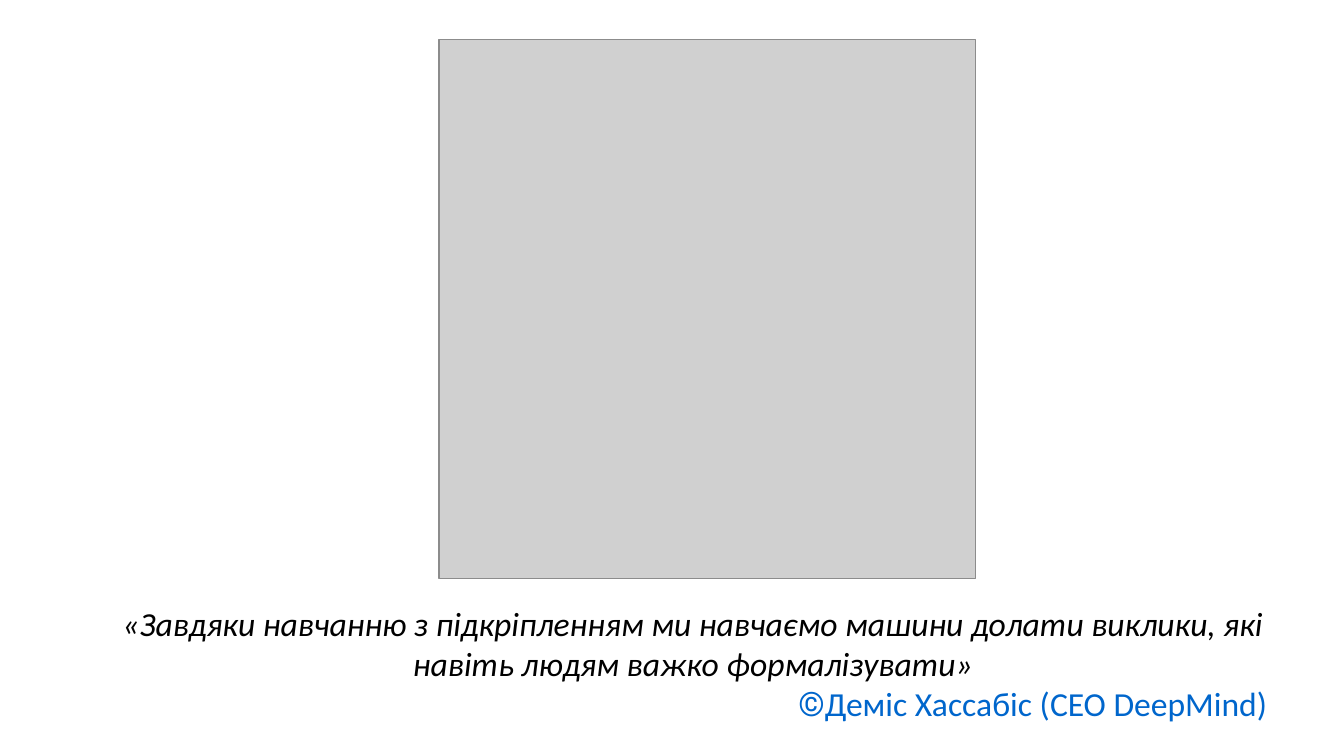
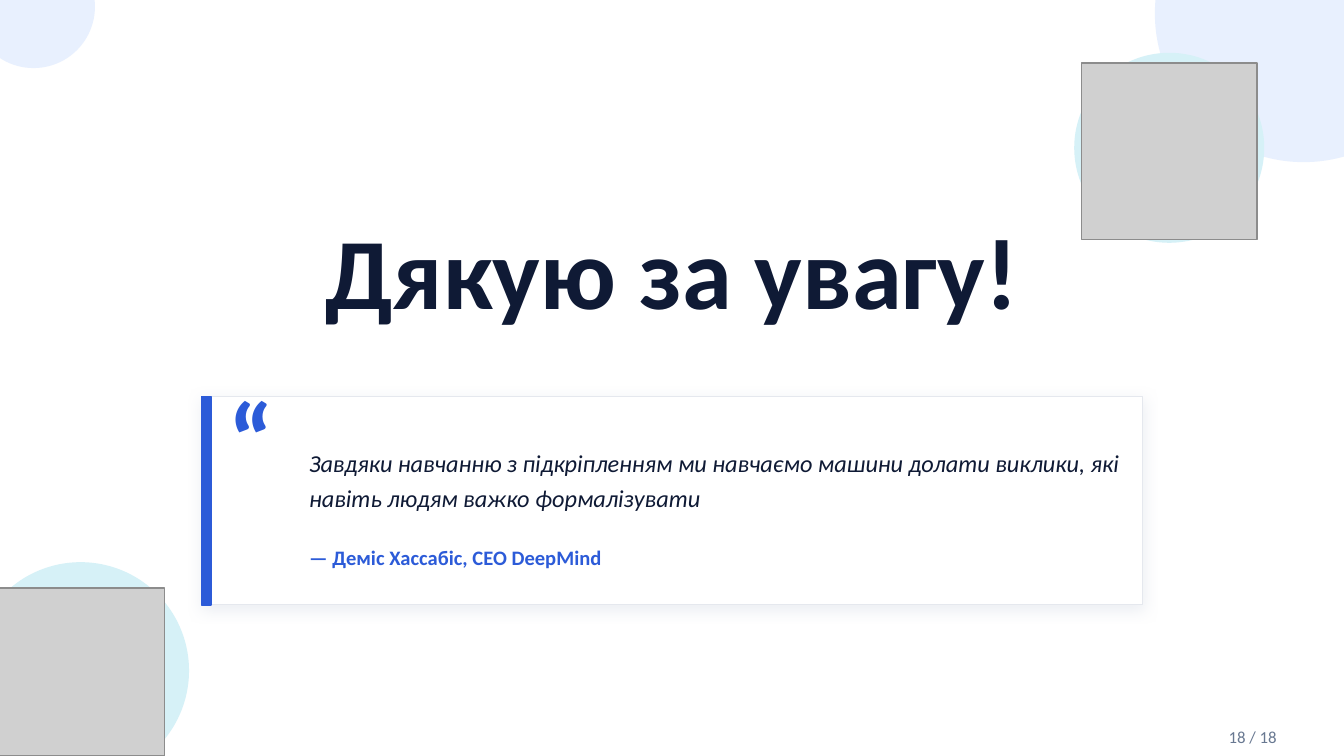
Before and after one commit to BohdanRomaniuk/IAC-Group-Recommender, a slide deck: slide 18 of docs/Presentation - Project.pptx (slide 16 before the commit). Drawn at 1344x756 pixels with LibreOffice and Linux fonts; fonts in the diff are those of the drawing; grey boxes stand for pictures; background and template pictures are left out. Boxes give left, top, right and bottom in pixels: in the first picture for what was removed or moved away, otherwise in the second. Text is boxed around its words. In the diff, an @@ line names an element or a change of style, - is before the commit and + after.

```diff
--- a/docs/Presentation - Project.pptx
+++ b/docs/Presentation - Project.pptx
@@ ellipse added at [0, 0, 94, 67], fill #E8F0FE, outline #E8F0FE 1 pt @@
@@ ellipse added at [1156, 0, 1344, 161], fill #E8F0FE, outline #E8F0FE 1 pt @@
@@ ellipse added at [1075, 54, 1263, 242], fill #D6F1F7, outline #D6F1F7 1 pt @@
@@ picture: place and size @@
-picture at [439, 39, 976, 578]
+picture at [1082, 63, 1258, 239]
@@ text added at [325, 240, 1018, 325], 54 pt, text #0F1A35, bold @@
+Дякую за увагу!
@@ rectangle added at [202, 396, 1142, 605], fill #FFFFFF, outline #E5E8EE 0.5 pt @@
@@ rectangle added at [202, 396, 211, 605], fill #2C5BD8, outline #2C5BD8 1 pt @@
@@ text added at [228, 390, 323, 484], 56 pt, text #2C5BD8, bold @@
+“
@@ text "Завдяки навчанню з підкріпленням ми ..." at [309, 455, 1119, 511]: vertical alignment top to middle @@
@@ text at [309, 455, 1119, 511]: text changed; size 18 to 13 pt; text colour #000000 to #0F1A35 @@
-«Завдяки навчанню з підкріпленням ми навчаємо машини долати виклики, які навіть людям важко формалізувати»
-©Деміс Хассабіс (CEO DeepMind)
+Завдяки навчанню з підкріпленням ми навчаємо машини долати виклики, які навіть людям важко формалізувати
@@ ellipse added at [0, 563, 188, 756], fill #D6F1F7, outline #D6F1F7 1 pt @@
@@ text added at [332, 550, 602, 569], 11 pt, text #2C5BD8, bold @@
+— Деміс Хассабіс, CEO DeepMind
@@ picture added at [0, 589, 165, 756] @@
@@ text added at [1229, 731, 1277, 743], 9 pt, text #687891 @@
+18 / 18
```
Also in this commit, not shown: 11 other slides changed, 6 slides added, 4 slides removed, 1 other file.
